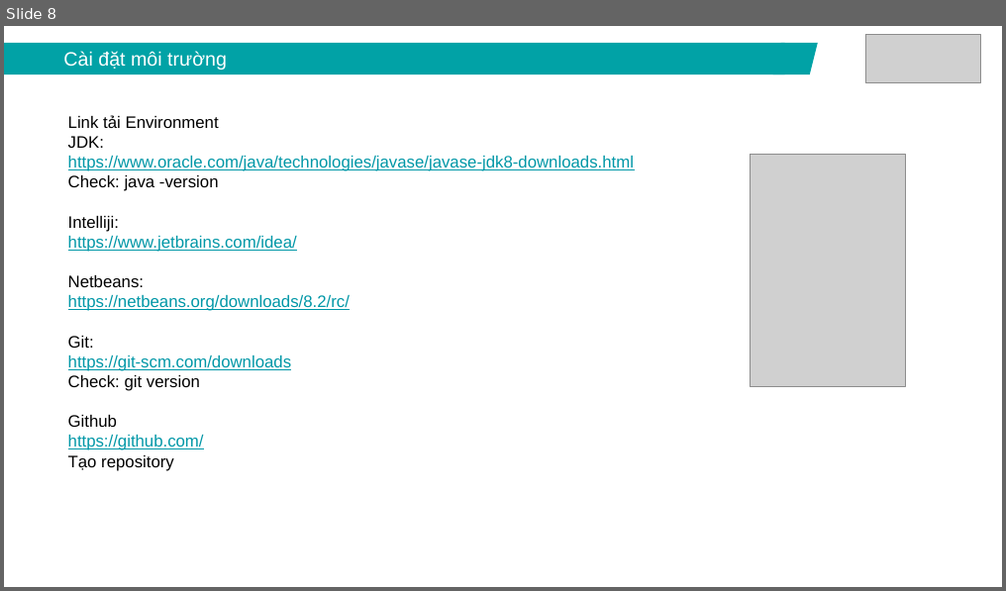
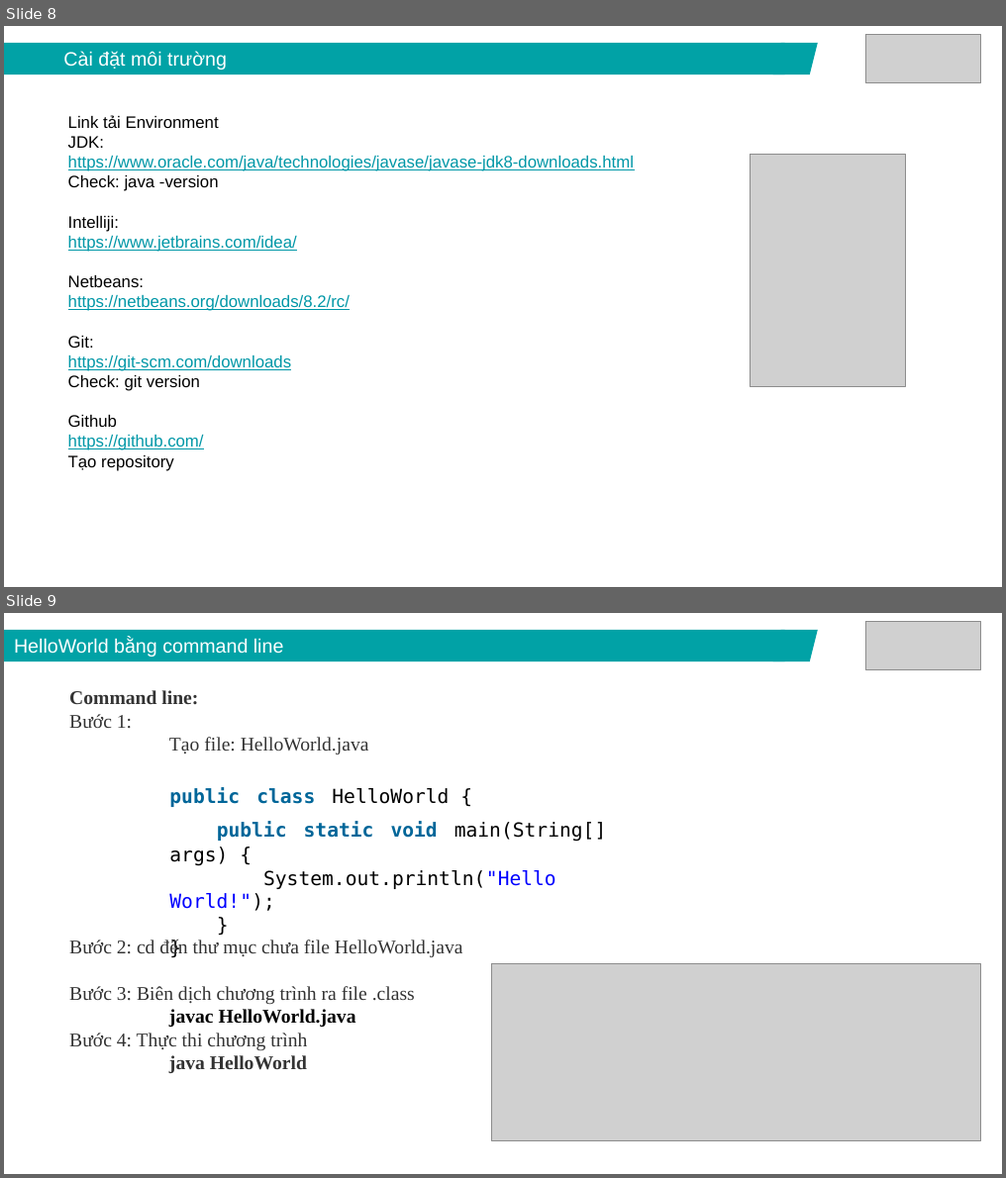
Before and after one commit to lamxung55/javacore, a slide deck: ppt/Java core - Lecture 1 - Introduction.pptx. Shown one above the other, each under a label of ours: slide 8 before the commit, slides 8 and 9 after it. The pictures are 1006x591 and 1006x1178 pixels, drawn with LibreOffice and Linux fonts; fonts in the diff are those of the drawing; grey boxes stand for pictures. Boxes give left, top, right and bottom in pixels: in the first picture for what was removed or moved away, otherwise in the second. Text is boxed around its words. In the diff, an @@ line names an element or a change of style, - is before the commit and + after.

```diff
--- a/ppt/Java core - Lecture 1 - Introduction.pptx
+++ b/ppt/Java core - Lecture 1 - Introduction.pptx
@@ slide 9 added at box(4, 613, 1002, 1174), background #FFFFFF @@
@@ rectangle added at box(4, 630, 784, 662), fill #01A2A6, 14 pt, text #FFFFFF @@
+HelloWorld bằng command line
@@ parallelogram added at box(772, 630, 818, 662), fill #01A2A6 @@
@@ picture added at box(865, 621, 981, 669) @@
@@ text added at box(69, 690, 369, 755), 14 pt, text #333333 @@
+Command line:
+Bước 1:
+Tạo file: HelloWorld.java
@@ text added at box(169, 788, 607, 911), 14 pt, text #000000 @@
+      public class HelloWorld {
+      public static void main(String[] args) {
+      System.out.println("Hello World!");
+      }
+      }
@@ text added at box(69, 939, 463, 1073), 14 pt, text #333333 @@
+Bước 2: cd đến thư mục chưa file HelloWorld.java
+Bước 3: Biên dịch chương trình ra file .class
+javac HelloWorld.java
+Bước 4: Thực thi chương trình
+java HelloWorld
@@ picture added at box(492, 964, 981, 1142) @@
```
Also in this commit, not shown: 5 slides changed, 4 other slides added, 5 slides removed.
